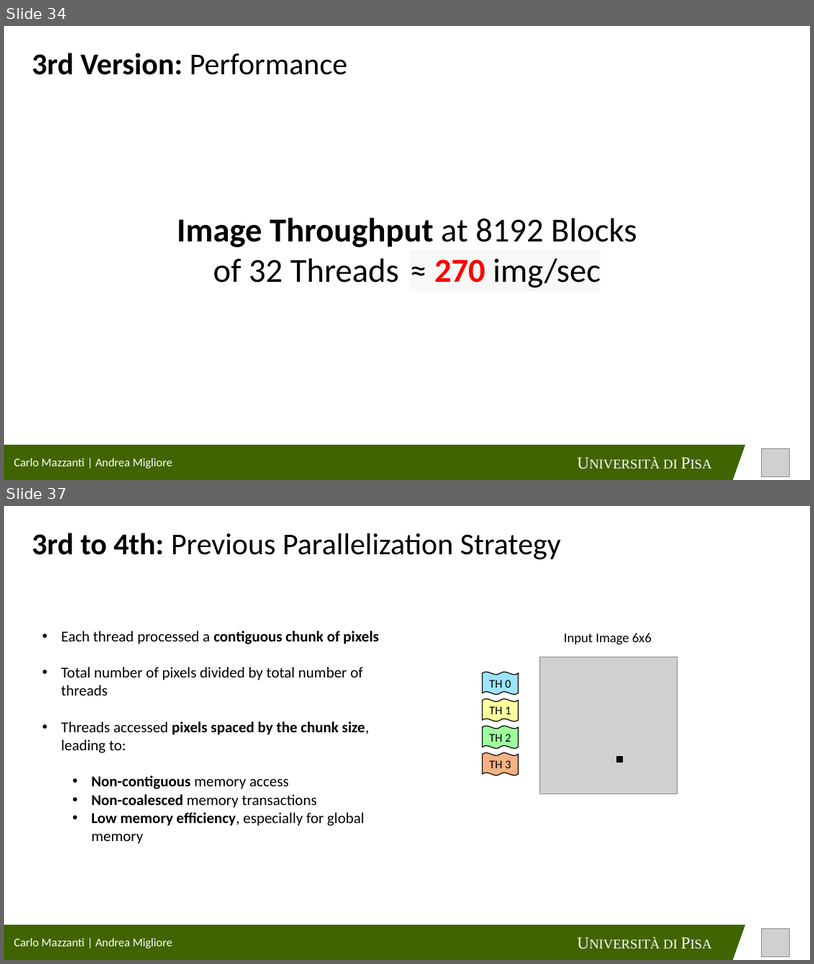
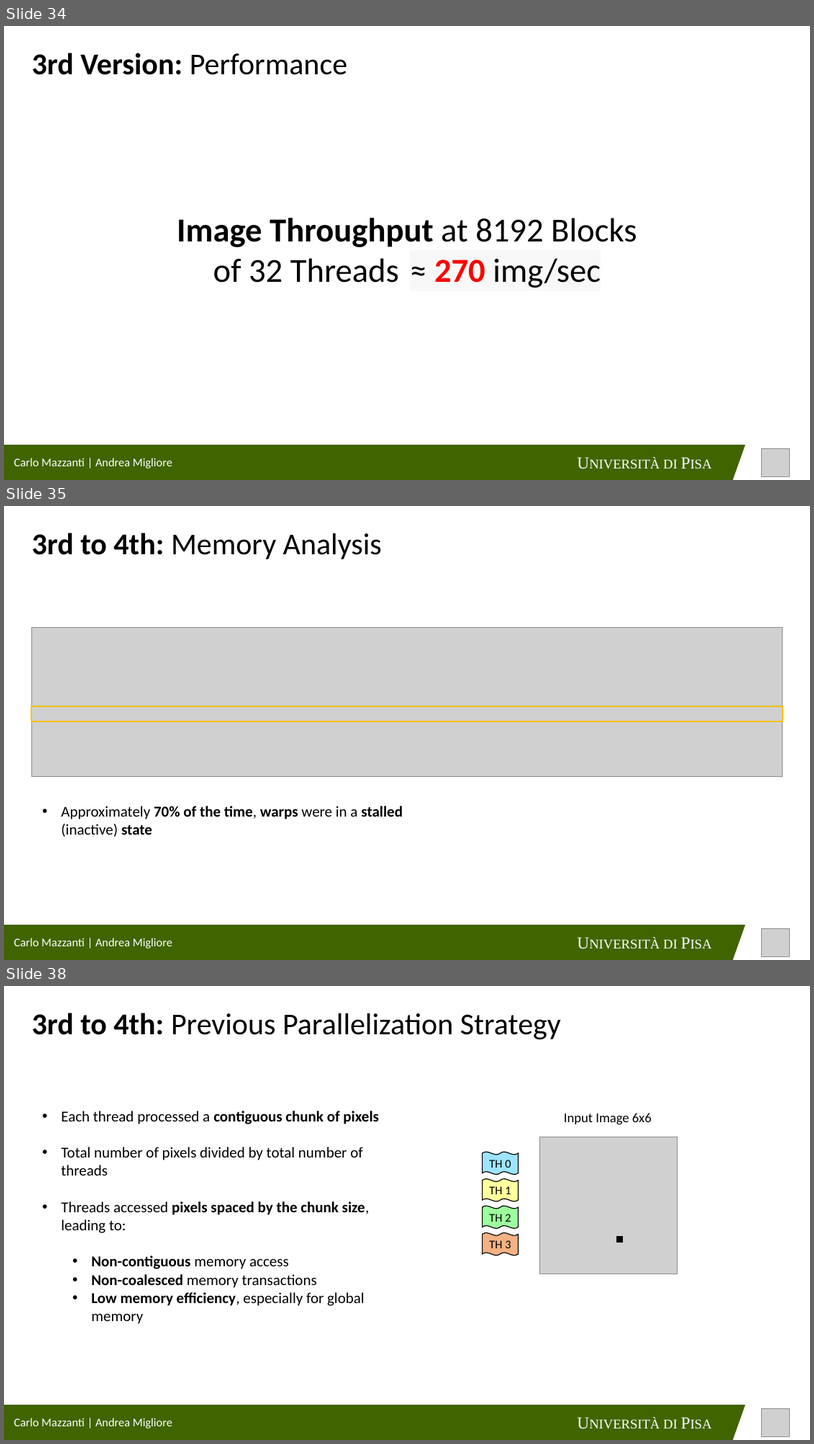
Before and after one commit to cmsilen/GPUBidimensionalConvolution, a slide deck: BidimensionalConvolution_GPU.pptx. Shown one above the other, each under a label of ours: slides 34 and 37 before the commit, slides 34, 35 and 38 after it; the slides between them are not shown. The pictures are 814x964 and 814x1444 pixels, drawn with LibreOffice and Linux fonts; fonts in the diff are those of the drawing; grey boxes stand for pictures. Boxes give left, top, right and bottom in pixels: in the first picture for what was removed or moved away, otherwise in the second. Text is boxed around its words. In the diff, an @@ line names an element or a change of style, - is before the commit and + after.

```diff
--- a/BidimensionalConvolution_GPU.pptx
+++ b/BidimensionalConvolution_GPU.pptx
@@ slide 35 added at box(4, 506, 810, 960), background #FFFFFF @@
@@ text added at box(32, 533, 382, 559), 36 pt, text #000000 @@
+3rd to 4th: Memory Analysis
@@ picture added at box(31, 628, 783, 776) @@
@@ rectangle added at box(31, 706, 783, 721), outline #FFC000 1.5 pt @@
@@ text added at box(61, 806, 403, 836), 18 pt, text #000000 @@
+• Approximately 70% of the time, warps were in a stalled (inactive) state
@@ rectangle added at box(4, 924, 718, 960), fill #406400, 20 pt, text #FFFFFF, small capitals @@
+Università di Pisa
@@ text added at box(14, 937, 172, 948), 14 pt, text #FFFFFF @@
+Carlo Mazzanti | Andrea Migliore
@@ freeform shape added at box(701, 924, 746, 960), fill #406400 @@
@@ picture added at box(762, 928, 790, 956) @@
@@ what was slide 37 is now slide 38 @@
```
Also in this commit, not shown: 6 slides changed, 2 other slides added.
